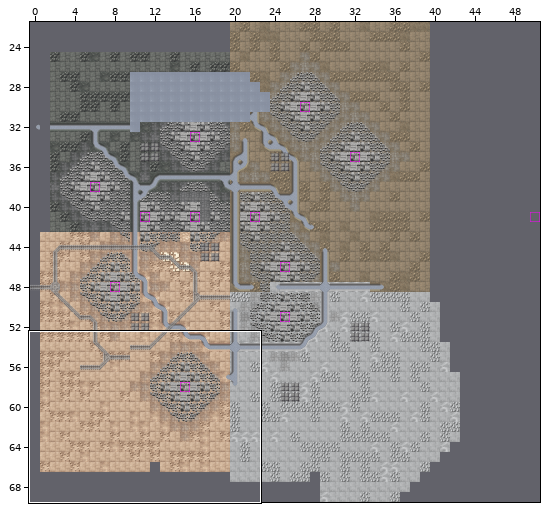
Two versions of a level (Tiled map, command/layerauto/test/layerauto_example_answer.tmx). Above, an overview of the earlier version with the close-up marked.
Close-up. The starting point:
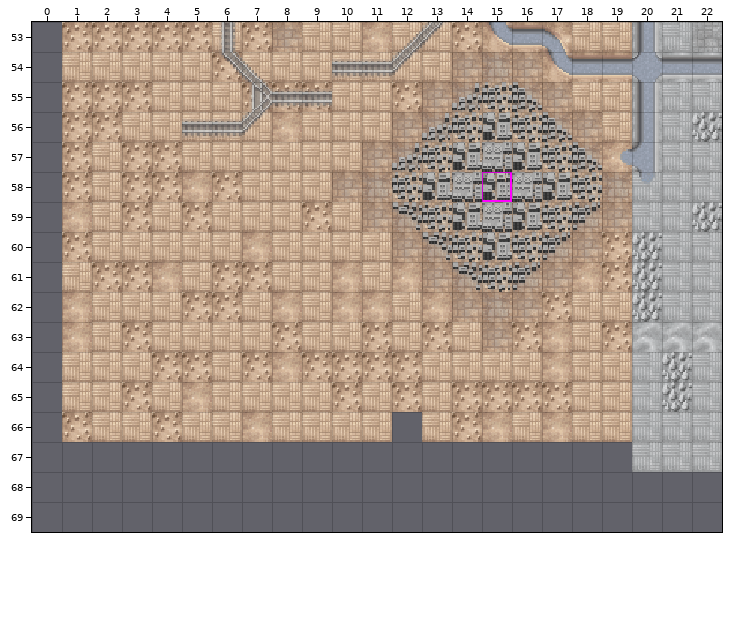
Cells are 20x20 px. Shown: x 0..22, y 53..69. The commit also changed other parts of the map, which this record leaves out.
Now the later version:
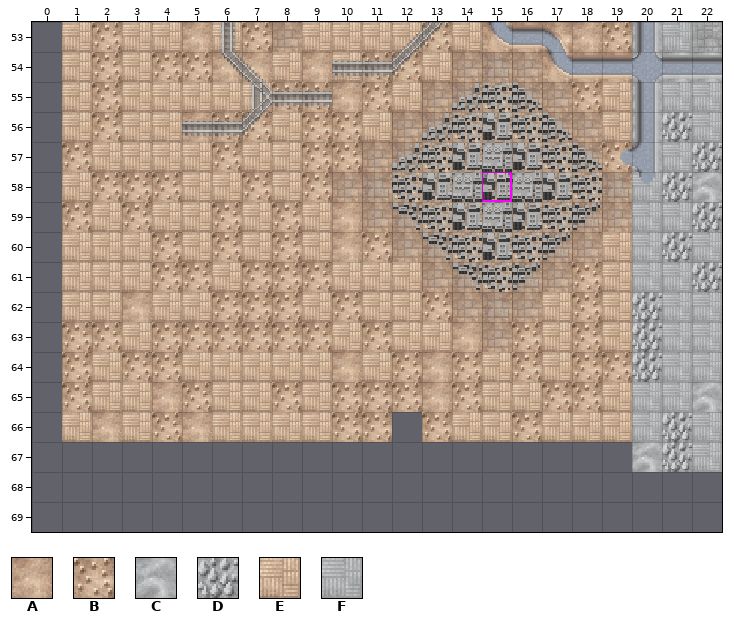
Key: from "巴巴罗萨计划(N4版)地块byXs": A 79, B 80, C 82, D 83, E 97, F 100.
_ is an empty cell, . an unchanged one.
What changed:
--- layer "Ground"
@@ x 1..22 @@
-53 B.BBB.....A.EB...EE...
-54 .E.EEBE.E.EE..........
-55 B.B...B..EEB.....E....
-56 B...EEEAEE..........FD
-57 ..BB.E..EE........A..F
-58 BE..ABE.E...........FF
-59 A...BE.EBE............
-60 B..E.EAE.EE.......BDF.
-61 .BBAEB.EEA.A.....ABD.F
-62 A.E.B.EA.AA.A...BE....
-63 AEBEEEE.E...BE..AEBCCC
-64 E.E.B.BABBB.EE.EAEEFD.
-65 E.BEA..E..E.E.BB.E..DF
-66 BE..E.A..EE.EBAEA...F.
-67 ...................FF.
+53 E.EEA.....E.BE...AB...
+54 .B.BBAA.A.BB..........
+55 E.E...E..ABE.....B....
+56 E...ABBEBB..........DF
+57 ..EE.B..BB........B..D
+58 EB..EEB.B...........DC
+59 B...EB.BEA............
+60 E..B.BEB.AB.......EFD.
+61 .EEBBE.BBE.E.....BEF.D
+62 E.A.E.BB.BE.B...EB....
+63 BBEBBBB.B...EA..EBEDFF
+64 B.B.E.EEEAE.AB.BEBBDF.
+65 B.EAB..B..B.A.EE.B..FC
+66 EA..A.E..BB.BEEBE...D.
+67 ...................CD.
Pixel boxes of the changes (left, top, right, bottom) in both close-ups:
changed: (62, 22, 722, 472)
